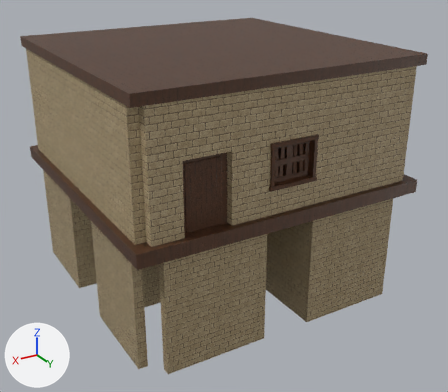
The FBX model Assets/Models/Walls/Livingroom_Base_Z.fbx, before and after one commit.
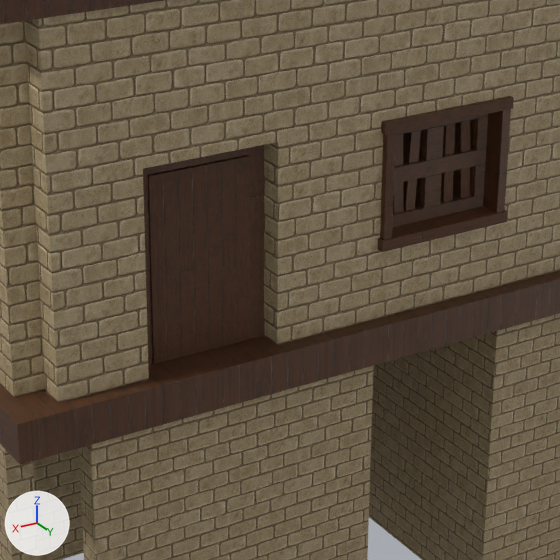
Each version appears first whole from a 50 mm camera at (9.72, 17.14, 7.19) aimed at (-0.19, 0.62, -1.06), and next in a close-up on the part from 29% to 75% of the width and 25% to 78% of the height. Every picture has the same lights, and +X, +Y and +Z are marked at lower left. The last two pictures show the newer version. Where no turn or scale is listed for an object, it has been applied to the vertices. Vertices at exactly the same position are counted once.

Objects in the first close-up: 'Livingroom_Base_Z'.
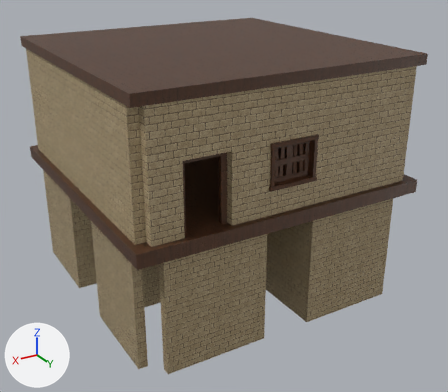
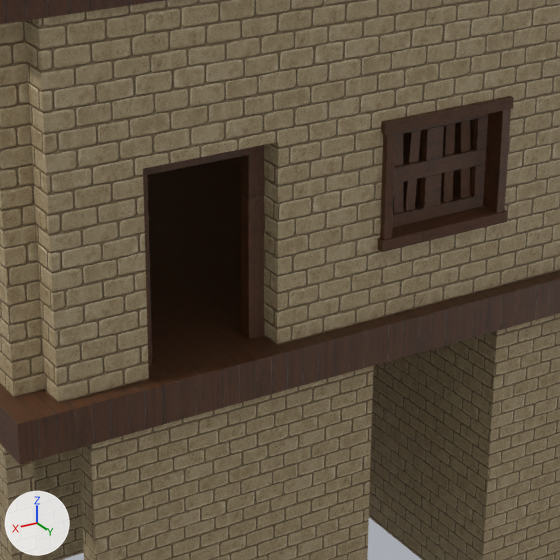
Changed parts and their boxes (x1, y1, x2, y2) in the close-ups (560 x 560 px):
part 1 of me_livingroom_base_z_001, deleted (brown)
    before: (147, 155, 249, 364)

What the commit changed:
me_livingroom_base_z_001 is used by ob_livingroom_base_z; location (0.0, 0.0, 0.0).
me_livingroom_base_z_001 had 4153 vertices, 3926 faces and spanned x -4.75..4.75, y -4.75..4.75, z -4.0..3.9.
me_livingroom_base_z_001 now has 2973 vertices, 2828 faces and spans x -4.75..4.75, y -4.75..4.75, z -4.0..3.9.
me_livingroom_base_z_001 part 1: 36 loose pieces with 1180 vertices, spanning x 2.07..3.24, y 4.08..4.34, z 0.01..1.9, are deleted.
